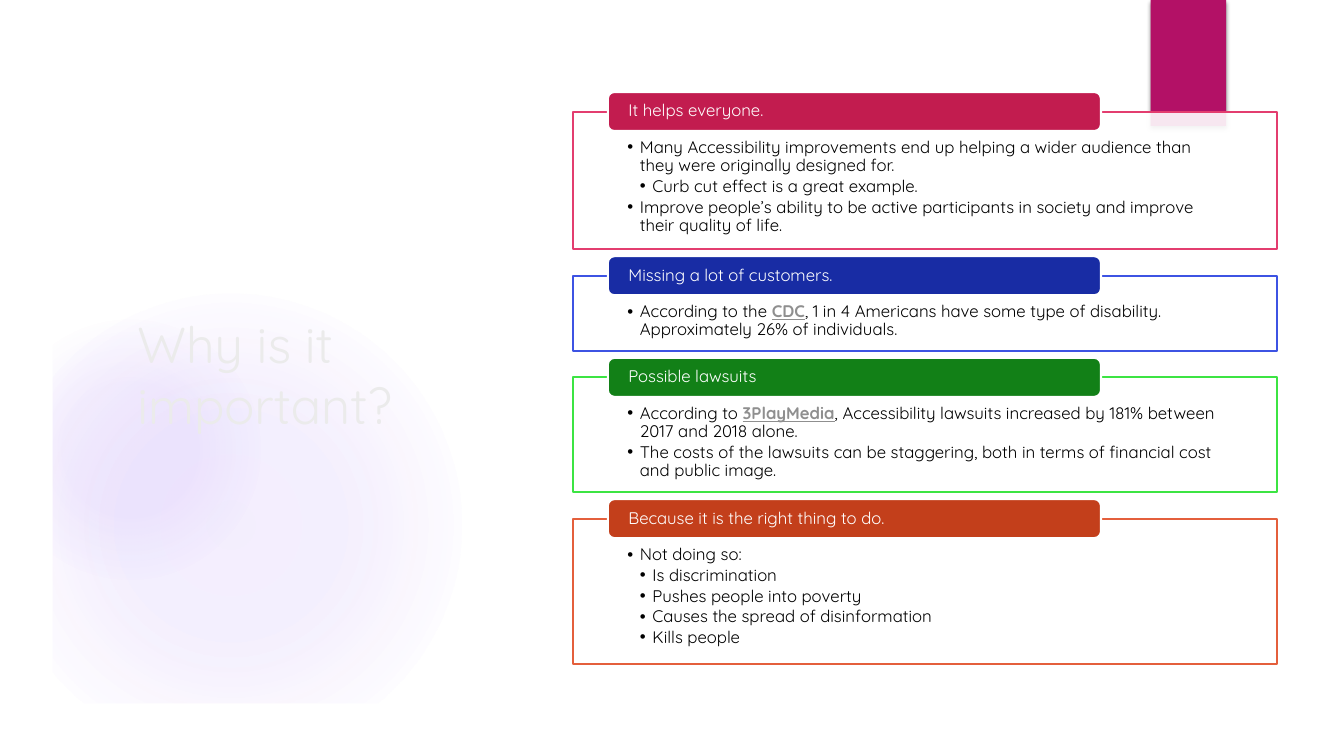
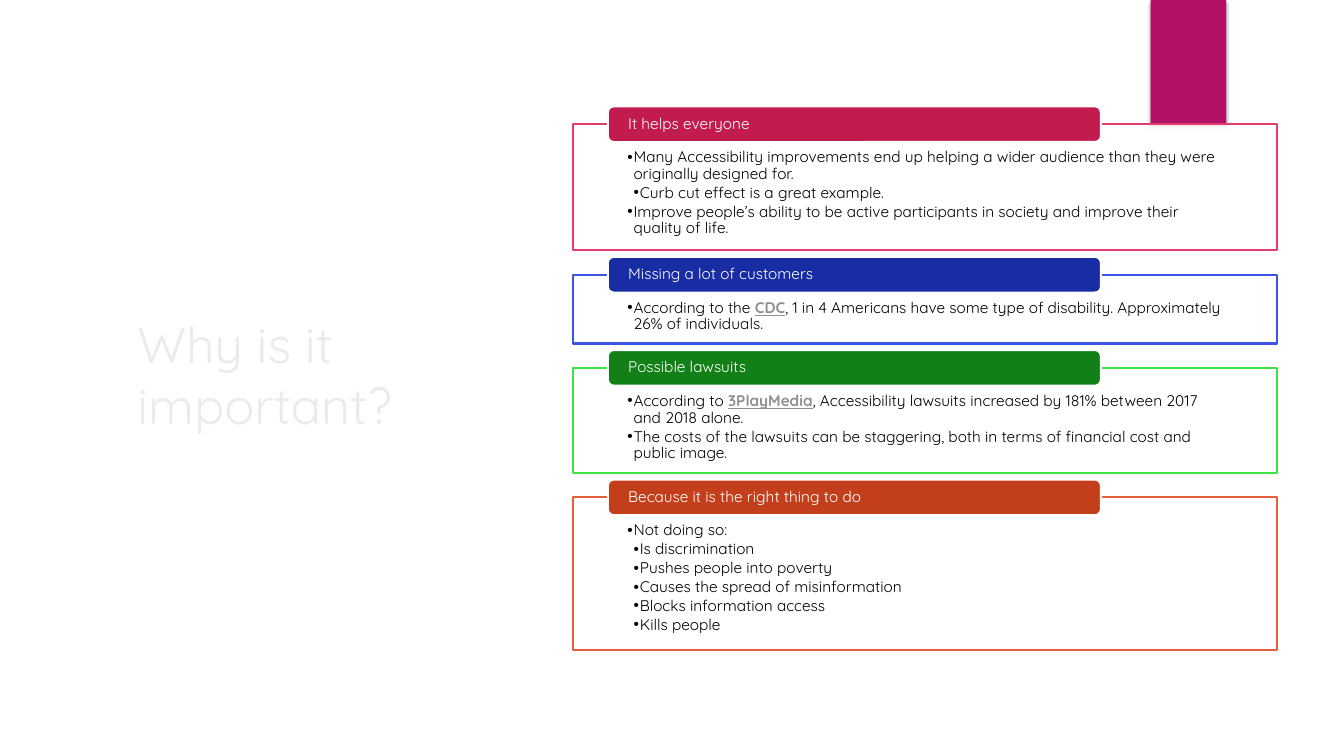
Before and after one commit to CorgiDev/A11y-Materials, a slide deck: slide 4 of Presenations/Intro to Accessible Web Design_2021.pptx (slide 2 before the commit). Drawn at 1344x756 pixels with LibreOffice and Linux fonts; fonts in the diff are those of the drawing; background and template pictures are left out. Boxes give left, top, right and bottom in pixels: in the first picture for what was removed or moved away, otherwise in the second. Text is boxed around its words. In the diff, an @@ line names an element or a change of style, - is before the commit and + after.

```diff
--- a/Presenations/Intro to Accessible Web Design_2021.pptx
+++ b/Presenations/Intro to Accessible Web Design_2021.pptx
@@ rounded rectangle: place and size @@
-rounded rectangle at bbox=[608, 92, 1101, 131]
+rounded rectangle at bbox=[608, 106, 1101, 142]
@@ text at bbox=[628, 117, 749, 132]: text changed; size 12 to 11 pt @@
-It helps everyone.
+It helps everyone
@@ text "Many Accessibility improvements end up ...": place and size @@
-text "Many Accessibility improvements end up ..." at bbox=[640, 140, 1193, 235]
+text "Many Accessibility improvements end up ..." at bbox=[627, 150, 1214, 236]
@@ rectangle: place and size @@
-rectangle at bbox=[573, 112, 1277, 249]
+rectangle at bbox=[573, 124, 1277, 250]
@@ text at bbox=[628, 267, 813, 282]: text changed; size 12 to 11 pt @@
-Missing a lot of customers.
+Missing a lot of customers
@@ ellipse removed at bbox=[0, 294, 462, 756] @@
@@ rectangle: place and size @@
-rectangle at bbox=[573, 276, 1277, 351]
+rectangle at bbox=[573, 275, 1277, 344]
@@ ellipse removed at bbox=[0, 320, 260, 580] @@
@@ rounded rectangle: place and size @@
-rounded rectangle at bbox=[608, 358, 1101, 397]
+rounded rectangle at bbox=[608, 350, 1101, 386]
@@ text "Possible lawsuits": place and size @@
-text "Possible lawsuits" at bbox=[628, 369, 756, 382]
+text "Possible lawsuits" at bbox=[628, 360, 746, 372]
@@ text "Possible lawsuits" at bbox=[628, 360, 746, 372]: size 12 to 11 pt @@
@@ size 12 to 11 pt; indent changed in 3 elements at bbox=[627, 301, 1220, 329], bbox=[627, 150, 1214, 236], bbox=[627, 394, 1197, 461] @@
@@ text "According to 3PlayMedia, Accessibility lawsuits ...": place and size @@
-text "According to 3PlayMedia, Accessibility lawsuits ..." at bbox=[640, 406, 1215, 480]
+text "According to 3PlayMedia, Accessibility lawsuits ..." at bbox=[627, 394, 1197, 461]
@@ rectangle: place and size @@
-rectangle at bbox=[573, 377, 1277, 492]
+rectangle at bbox=[573, 368, 1277, 473]
@@ text "Not doing so:": place and size @@
-text "Not doing so:" at bbox=[640, 547, 932, 647]
+text "Not doing so:" at bbox=[627, 523, 901, 633]
@@ rectangle: place and size @@
-rectangle at bbox=[573, 519, 1277, 665]
+rectangle at bbox=[573, 497, 1277, 650]
@@ rounded rectangle: place and size @@
-rounded rectangle at bbox=[608, 499, 1101, 538]
+rounded rectangle at bbox=[608, 480, 1101, 516]
@@ text at bbox=[628, 490, 861, 505]: text changed; size 12 to 11 pt @@
-Because it is the right thing to do.
+Because it is the right thing to do
@@ text at bbox=[627, 523, 832, 633]: size 12 to 11 pt in "Not doing so:", "Is discrimination", "Pushes people into poverty", "Kills people"; indent changed @@
@@ text at bbox=[634, 580, 901, 611]: text changed; size 12 to 11 pt @@
-    • Causes the spread of disinformation
+    • Causes the spread of misinformation
+    • Blocks information access
```
Also in this commit, not shown: 4 other slides changed, 2 slides added.
